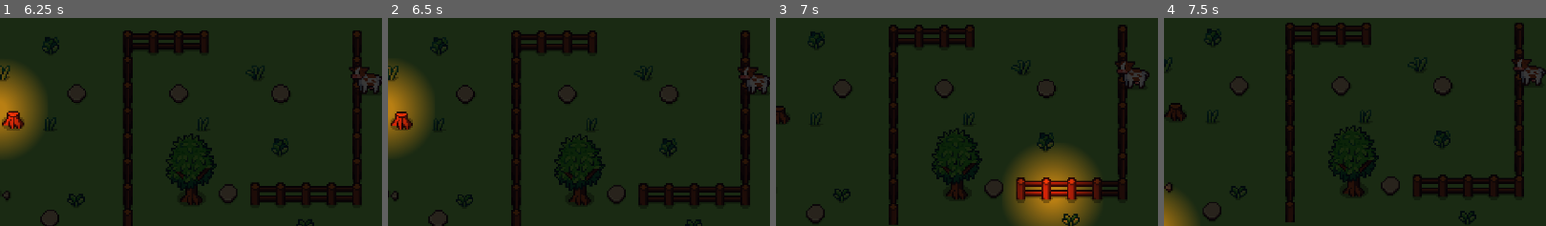
Above: before the commit, frames 1-4 (left to right).
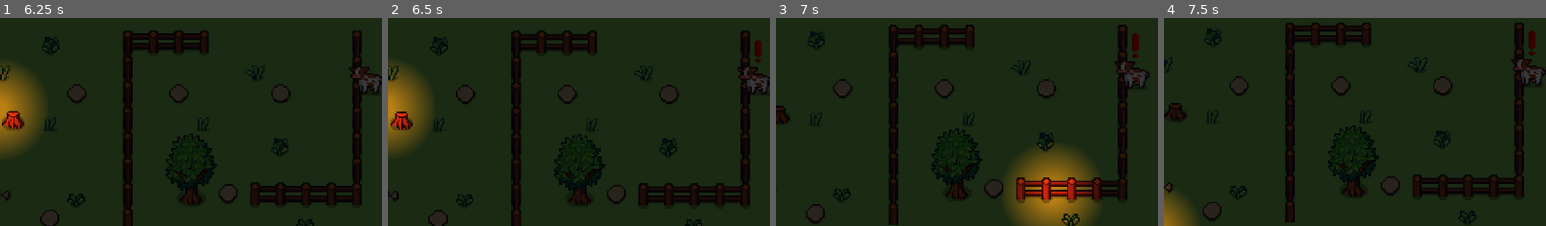
Above: after the commit, the same moments.

Repository: kandlash/Count-The-Sheep
Game: Godot game, scene res://scenes/world.tscn
Two runs of this game, one before a commit and one after it. Both use one fixed random seed, a clock stepped at 60 frames per second and the inputs below.
Inputs (mouse positions are % of the whole screen's width and height, from its top left):
- Up to frame 1 (6.25 s): move the mouse to (72, 46) at 0.52 s; click (72, 46) at 0.67 s; move the mouse to (30, 57) at 1.27 s; click (30, 57) at 1.42 s; move the mouse to (60, 29) at 2.02 s; click (60, 29) at 2.17 s; move the mouse to (45, 72) at 2.77 s; click (45, 72) at 2.92 s; move the mouse to (80, 67) at 3.52 s; click (80, 67) at 3.67 s; move the mouse to (20, 36) at 4.27 s; click (20, 36) at 4.42 s; move the mouse to (55, 51) at 5.02 s; click (55, 51) at 5.17 s; move the mouse to (35, 26) at 5.77 s; click (35, 26) at 5.92 s
- Up to frame 2 (6.5 s): no input
- Up to frame 3 (7 s): move the mouse to (72, 46) at 6.52 s; click (72, 46) at 6.67 s
- Up to frame 4 (7.5 s): move the mouse to (30, 57) at 7.27 s; click (30, 57) at 7.42 s
The pictures show only the part of the screen within x 36-86%, y 4-54%; the shares and areas given below are measured in that part.

Frame 1 is identical in both runs. In frame 2, 0.1% of the frame differs, in the area x 96-98%, y 10-22%; in frame 3, 0.2%, in the area x 93-95%, y 7-20%; in frame 4, 0.2%.

Commit message:
sheep block visual effect

Diff:
--- a/scenes/sheep.tscn
+++ b/scenes/sheep.tscn
@@ -2,6 +2,7 @@
 
 [ext_resource type="Script" uid="uid://df78k8rqr8eeq" path="res://scripts/sheep.gd" id="1_gw4f6"]
 [ext_resource type="Texture2D" uid="uid://5q5apvp7i17w" path="res://assets/sprites/Female Cow Brown.png" id="1_t8l8v"]
+[ext_resource type="Texture2D" uid="uid://dak30k3kndy6y" path="res://assets/sprites/vosklisatilni_znak.png" id="3_6qn06"]
 
 [sub_resource type="AtlasTexture" id="AtlasTexture_gw4f6"]
 atlas = ExtResource("1_t8l8v")
@@ -18,15 +19,33 @@
 "speed": 5.0
 }]
 
+[sub_resource type="Gradient" id="Gradient_4mrxx"]
+offsets = PackedFloat32Array(0.12048193, 0.7560241)
+colors = PackedColorArray(1, 1, 1, 1, 0, 0, 0, 1)
+
+[sub_resource type="GradientTexture2D" id="GradientTexture2D_6qn06"]
+gradient = SubResource("Gradient_4mrxx")
+fill = 1
+fill_from = Vector2(0.5, 0.5)
+
 [sub_resource type="CircleShape2D" id="CircleShape2D_gw4f6"]
 radius = 15.0
 
 [node name="sheep" type="Node2D" unique_id=1588974740]
 script = ExtResource("1_gw4f6")
+light_energy_min = 0.0
+light_energy_max = 0.0
 
 [node name="AnimatedSprite2D" type="AnimatedSprite2D" parent="." unique_id=592394954]
 position = Vector2(0, -7)
 sprite_frames = SubResource("SpriteFrames_6qn06")
+
+[node name="VosklisatilniLight" type="PointLight2D" parent="." unique_id=1658169549]
+enabled = false
+color = Color(1, 0, 0, 1)
+shadow_enabled = true
+texture = SubResource("GradientTexture2D_6qn06")
+texture_scale = 0.2
 
 [node name="Timer" type="Timer" parent="." unique_id=184852793]
 wait_time = 0.25
@@ -37,6 +56,10 @@
 collide_with_areas = true
 collide_with_bodies = false
 
+[node name="VosklisatilniZnak" type="Sprite2D" parent="." unique_id=1454096907]
+position = Vector2(0, -19)
+texture = ExtResource("3_6qn06")
+
 [node name="Area2D" type="Area2D" parent="." unique_id=1233574678 groups=["sheep"]]
 
 [node name="CollisionShape2D" type="CollisionShape2D" parent="Area2D" unique_id=1794551283]
--- a/scripts/sheep.gd
+++ b/scripts/sheep.gd
@@ -10,18 +10,46 @@
 @onready var timer: Timer = $Timer
 @onready var ray: RayCast2D = $RayCast2D
 @onready var animated_sprite_2d: AnimatedSprite2D = $AnimatedSprite2D
+@onready var vosklisatilni_znak: Sprite2D = $VosklisatilniZnak
+@onready var vosklisatilni_light: PointLight2D = $VosklisatilniLight
 
 const STEP := 16
-const JUMP_STEP := 32 # важно: прыжок через клетку
+const JUMP_STEP := 32
 
 var state: State = State.IDLE
 var want_jump := false
 var is_busy := false
-
-var move_dir := -1 # по дефолту влево
-
+var move_dir := -1
+
+var blocked_tween: Tween
+
+# -------------------- EXPORTS --------------------
+
+@export_group("Blocked Effect")
+@export var pulse_duration := 0.3
+@export var znak_scale_min := Vector2(1.0, 1.0)
+@export var znak_scale_max := Vector2(1.2, 0.8)
+@export var light_energy_min := 1.0
+@export var light_energy_max := 1.5
+
+@export_group("Walk")
+@export var walk_squash := Vector2(1.2, 0.8)
+@export var walk_duration_squash := 0.1
+@export var walk_duration_move := 0.2
+@export var walk_duration_restore := 0.1
+
+@export_group("Jump")
+@export var jump_squash := Vector2(1.3, 0.7)
+@export var jump_stretch := Vector2(0.8, 1.2)
+@export var jump_peak_height := -20.0
+@export var jump_up_duration := 0.2
+@export var jump_down_duration := 0.2
+
+# ------------------------------------------------
 
 func _ready() -> void:
+	vosklisatilni_znak.visible = false
+	vosklisatilni_light.enabled = false
 	timer.start()
 
 # --------------------------------------------------
@@ -30,23 +58,16 @@
 
 func set_direction(dir: int):
 	move_dir = dir
-
-	# флип спрайта
 	animated_sprite_2d.flip_h = dir == 1
-
-	# развернуть raycast
 	ray.target_position.x = abs(ray.target_position.x) * dir
 
-
-# --------------------------------------------------
-# INPUT (из ClickManager)
+# --------------------------------------------------
+# INPUT
 # --------------------------------------------------
 
 func request_jump():
-	print("request to jump!")
 	if not is_busy:
 		want_jump = true
-
 
 # --------------------------------------------------
 # CHECKS
@@ -68,9 +89,7 @@
 
 	return true
 
-
 func can_jump() -> bool:
-	# проверяем забор перед овцой
 	ray.target_position = Vector2(STEP * move_dir, 0)
 	ray.force_raycast_update()
 
@@ -78,7 +97,6 @@
 	if col == null or not col.is_in_group("fence"):
 		return false
 
-	# проверяем клетку ЗА забором
 	ray.target_position = Vector2(JUMP_STEP * move_dir, 0)
 	ray.force_raycast_update()
 
@@ -88,9 +106,45 @@
 
 	return true
 
-
-# --------------------------------------------------
-# TIMER TICK
+# --------------------------------------------------
+# BLOCKED EFFECT
+# --------------------------------------------------
+
+func start_blocked_effect():
+	if blocked_tween and blocked_tween.is_running():
+		return
+
+	vosklisatilni_znak.visible = true
+	vosklisatilni_light.enabled = true
+
+	blocked_tween = create_tween()
+	blocked_tween.set_loops()
+
+	blocked_tween.tween_property(vosklisatilni_znak, "scale", znak_scale_max, pulse_duration)\
+		.set_trans(Tween.TRANS_SINE).set_ease(Tween.EASE_IN_OUT)
+
+	blocked_tween.parallel().tween_property(vosklisatilni_light, "energy", light_energy_max, pulse_duration)\
+		.set_trans(Tween.TRANS_SINE).set_ease(Tween.EASE_IN_OUT)
+
+	blocked_tween.tween_property(vosklisatilni_znak, "scale", znak_scale_min, pulse_duration)\
+		.set_trans(Tween.TRANS_SINE).set_ease(Tween.EASE_IN_OUT)
+
+	blocked_tween.parallel().tween_property(vosklisatilni_light, "energy", light_energy_min, pulse_duration)\
+		.set_trans(Tween.TRANS_SINE).set_ease(Tween.EASE_IN_OUT)
+
+func stop_blocked_effect():
+	if blocked_tween:
+		blocked_tween.kill()
+		blocked_tween = null
+
+	vosklisatilni_znak.visible = false
+	vosklisatilni_light.enabled = false
+
+	vosklisatilni_znak.scale = Vector2.ONE
+	vosklisatilni_light.energy = light_energy_min
+
+# --------------------------------------------------
+# TIMER
 # --------------------------------------------------
 
 func _on_timer_timeout() -> void:
@@ -99,17 +153,19 @@
 
 	if want_jump and can_jump():
 		want_jump = false
+		stop_blocked_effect()
 		await do_jump()
 		timer.start()
 		return
 
 	if can_walk():
+		stop_blocked_effect()
 		await do_walk()
 	else:
+		start_blocked_effect()
 		state = State.BLOCKED
 
 	timer.start()
-
 
 # --------------------------------------------------
 # ANIMATIONS
@@ -121,44 +177,42 @@
 
 	var tween = create_tween()
 
-	tween.tween_property(self, "scale", Vector2(1.2, 0.8), 0.1)
-	tween.tween_property(self, "position:x", position.x + STEP * move_dir, 0.2)\
+	tween.tween_property(self, "scale", walk_squash, walk_duration_squash)
+	tween.tween_property(self, "position:x", position.x + STEP * move_dir, walk_duration_move)\
 		.set_trans(Tween.TRANS_SINE)\
 		.set_ease(Tween.EASE_OUT)
-	tween.tween_property(self, "scale", Vector2(1, 1), 0.1)
+	tween.tween_property(self, "scale", Vector2(1, 1), walk_duration_restore)
 
 	await tween.finished
 	is_busy = false
 
-
 func do_jump() -> void:
+	stop_blocked_effect()
+
 	is_busy = true
 	state = State.JUMP
 
 	var start_pos = position
-	var peak_pos = start_pos + Vector2((JUMP_STEP * move_dir) / 2, -20)
+	var peak_pos = start_pos + Vector2((JUMP_STEP * move_dir) / 2, jump_peak_height)
 	var end_pos = start_pos + Vector2(JUMP_STEP * move_dir, 0)
 
 	var tween = create_tween()
 
-	# сжатие перед прыжком
-	tween.tween_property(self, "scale", Vector2(1.3, 0.7), 0.1)
-
-	# взлет
-	tween.parallel().tween_property(self, "position", peak_pos, 0.2)\
+	tween.tween_property(self, "scale", jump_squash, 0.1)
+
+	tween.parallel().tween_property(self, "position", peak_pos, jump_up_duration)\
 		.set_trans(Tween.TRANS_SINE)\
 		.set_ease(Tween.EASE_OUT)
 
-	tween.parallel().tween_property(self, "scale", Vector2(0.8, 1.2), 0.2)
+	tween.parallel().tween_property(self, "scale", jump_stretch, jump_up_duration)
 
 	await tween.finished
 
-	# падение
 	var fall = create_tween()
-	fall.tween_property(self, "position", end_pos, 0.2)\
+	fall.tween_property(self, "position", end_pos, jump_down_duration)\
 		.set_trans(Tween.TRANS_BOUNCE)
 
-	fall.parallel().tween_property(self, "scale", Vector2(1, 1), 0.2)
+	fall.parallel().tween_property(self, "scale", Vector2(1, 1), jump_down_duration)
 
 	await fall.finished
 	is_busy = false
Binary file added: assets/sprites/vosklisatilni_znak.png
Not shown, added: assets/sprites/vosklisatilni_znak.png.import
